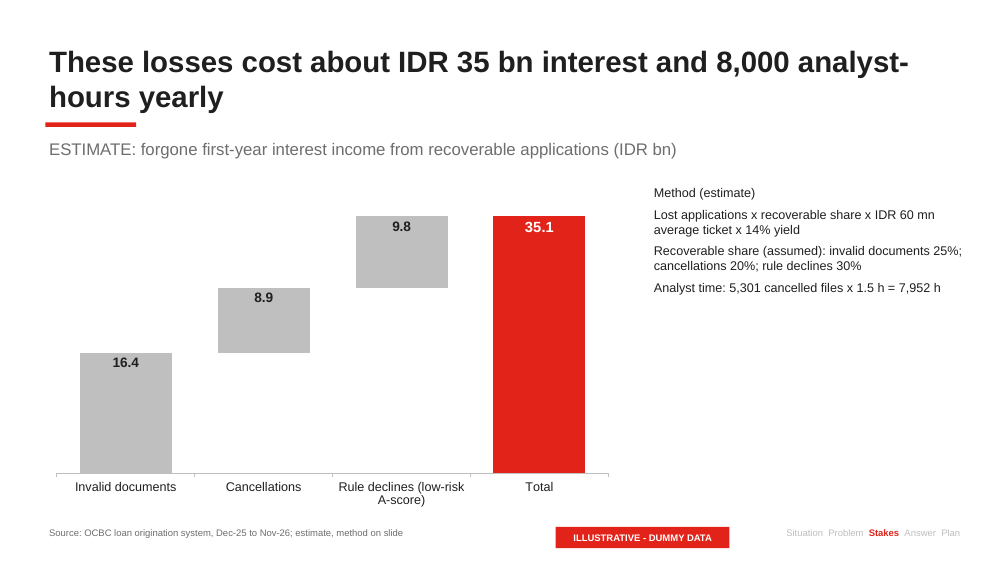
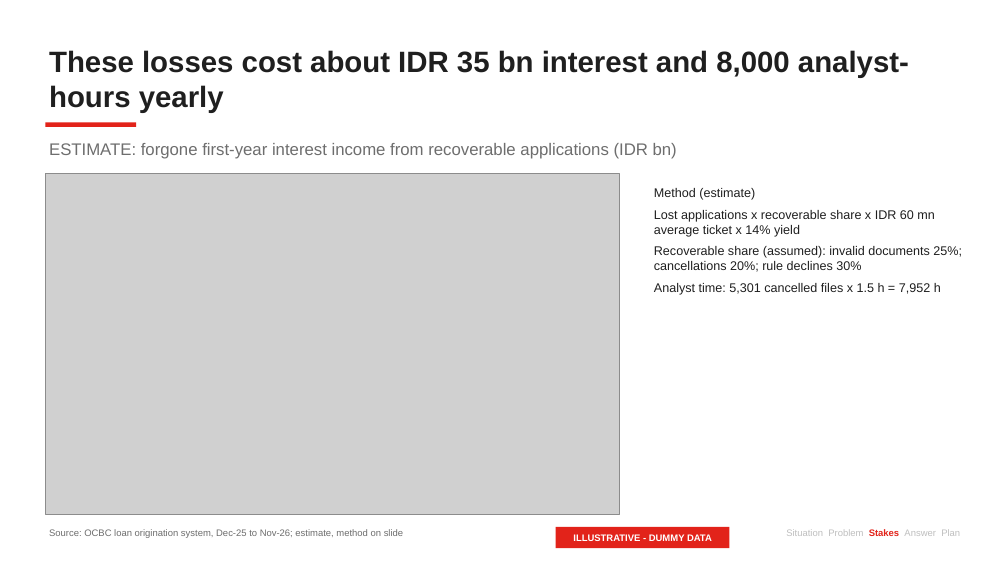
Before and after one commit to Mamel-lop/pstack-loki, a slide deck: slide 9 of decks/ocbc-unsecured-pl/deck.pptx. Drawn at 1008x567 pixels with LibreOffice and Linux fonts; fonts in the diff are those of the drawing; grey boxes stand for pictures. Boxes give left, top, right and bottom in pixels: in the first picture for what was removed or moved away, otherwise in the second. Text is boxed around its words. In the diff, an @@ line names an element or a change of style, - is before the commit and + after.

```diff
--- a/decks/ocbc-unsecured-pl/deck.pptx
+++ b/decks/ocbc-unsecured-pl/deck.pptx
@@ column stacked chart removed at bbox=[45, 174, 620, 514] @@
-categories: Invalid documents, Cancellations, Rule declines (low-risk A-score), Total
-Series 1: 0, 16, 25, 0
-Series 2: 16.4, 8.9, 9.8, 35.1
@@ picture added at bbox=[45, 174, 620, 514] @@
```
Also in this commit, not shown: 12 other slides changed, 53 other files.
